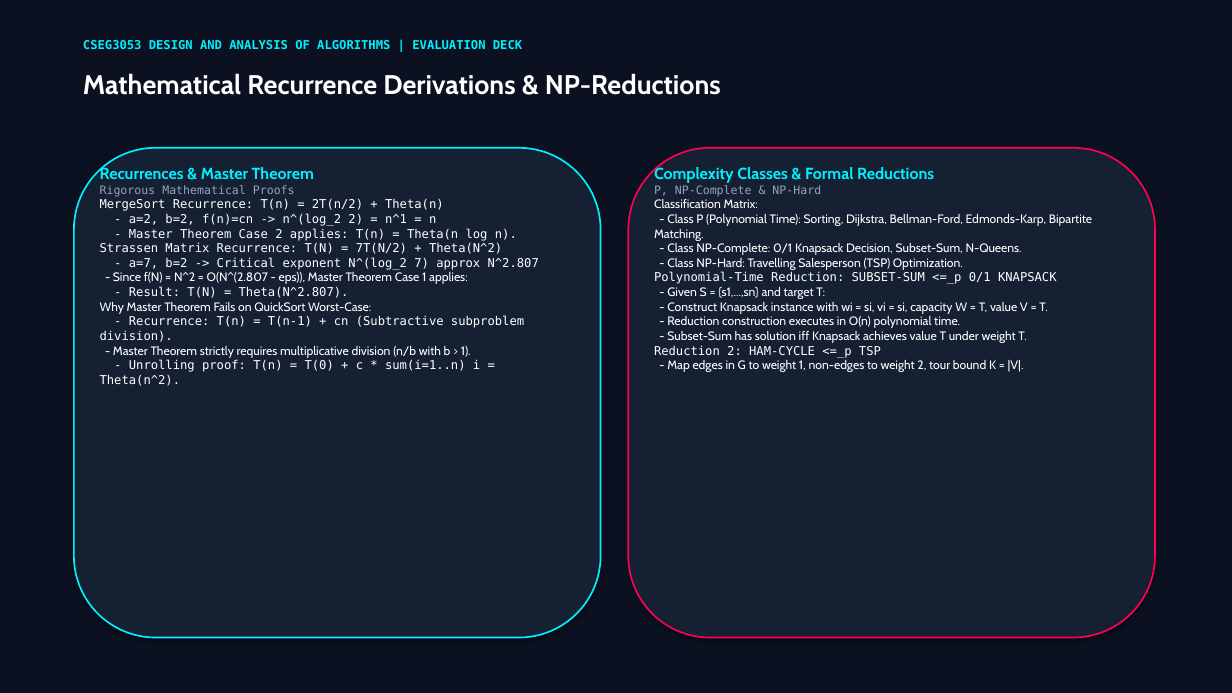
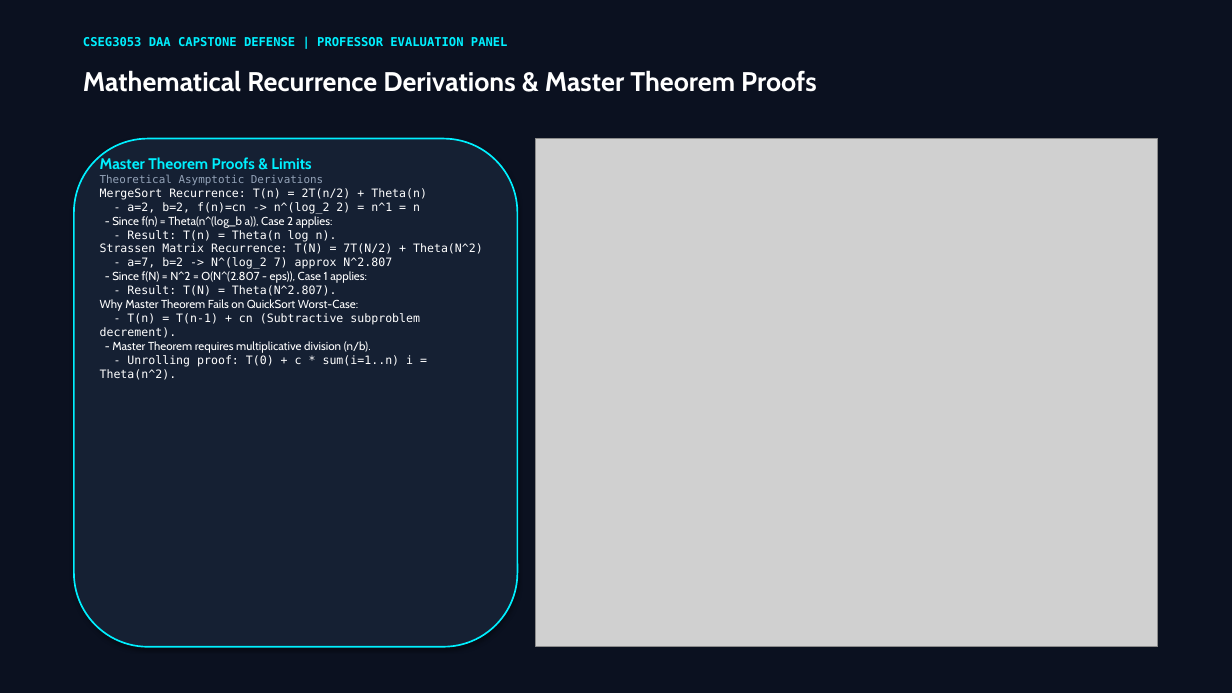
Before and after one commit to SPARSHsrihero1/cseg3053-cyber-threat-engine, a slide deck: slide 4 of presentation/CSEG3053_8Min_Evaluation_Deck.pptx (slide 5 before the commit). Drawn at 1232x693 pixels with LibreOffice and Linux fonts; fonts in the diff are those of the drawing; grey boxes stand for pictures. Boxes give left, top, right and bottom in pixels: in the first picture for what was removed or moved away, otherwise in the second. Text is boxed around its words. In the diff, an @@ line names an element or a change of style, - is before the commit and + after.

Commit message:
feat(presentation): compile master professor defense presentation deck with embedded high-res diagrams

```diff
--- a/presentation/CSEG3053_8Min_Evaluation_Deck.pptx
+++ b/presentation/CSEG3053_8Min_Evaluation_Deck.pptx
@@ text at bbox=[83, 37, 508, 46]: text changed @@
-CSEG3053 DESIGN AND ANALYSIS OF ALGORITHMS | EVALUATION DECK
+CSEG3053 DAA CAPSTONE DEFENSE | PROFESSOR EVALUATION PANEL
@@ text at bbox=[83, 70, 817, 92]: text changed @@
-Mathematical Recurrence Derivations & NP-Reductions
+Mathematical Recurrence Derivations & Master Theorem Proofs
@@ rounded rectangle: place and size @@
-rounded rectangle at bbox=[74, 148, 601, 638]
+rounded rectangle at bbox=[74, 139, 518, 647]
@@ picture added at bbox=[536, 139, 1158, 647] @@
@@ rounded rectangle removed at bbox=[628, 148, 1155, 638] @@
@@ text "Master Theorem Proofs & Limits": place and size @@
-text "Master Theorem Proofs & Limits" at bbox=[100, 165, 539, 386]
+text "Master Theorem Proofs & Limits" at bbox=[100, 156, 483, 380]
@@ text at bbox=[100, 156, 323, 185]: text changed; size 9 to 8.5 pt @@
-Recurrences & Master Theorem
-Rigorous Mathematical Proofs
+Master Theorem Proofs & Limits
+Theoretical Asymptotic Derivations
@@ text removed at bbox=[654, 165, 1092, 372] @@
-Complexity Classes & Formal Reductions
-P, NP-Complete & NP-Hard
-Classification Matrix:
-- Class P (Polynomial Time): Sorting, Dijkstra, Bellman-Ford, Edmonds-Karp, Bipartite Matching.
-- Class NP-Complete: 0/1 Knapsack Decision, Subset-Sum, N-Queens.
-- Class NP-Hard: Travelling Salesperson (TSP) Optimization.
-Polynomial-Time Reduction: SUBSET-SUM <=_p 0/1 KNAPSACK
-- Given S = {s1,...,sn} and target T:
-- Construct Knapsack instance with wi = si, vi = si, capacity W = T, value V = T.
-- Reduction construction executes in O(n) polynomial time.
-- Subset-Sum has solution iff Knapsack achieves value T under weight T.
-Reduction 2: HAM-CYCLE <=_p TSP
-- Map edges in G to weight 1, non-edges to weight 2, tour bound K = |V|.
@@ text at bbox=[100, 188, 483, 311]: size 9.5 to 9 pt in "MergeSort Recurrence: T(n) = 2T(n/2) + Theta(n)", "- a=2, b=2, f(n)=cn -> n^(log_2 2) ...", "Strassen Matrix Recurrence: T(N) = 7T(N/2) + ...", "- Result: T(N) = Theta(N^2.807)." and 1 more places @@
@@ text at bbox=[112, 216, 337, 241]: text changed; size 9.5 to 9 pt; font DejaVu Sans Mono to Cabin @@
-- Master Theorem Case 2 applies: T(n) = Theta(n log n).
+- Since f(n) = Theta(n^(log_b a)), Case 2 applies:
+- Result: T(n) = Theta(n log n).
@@ text at bbox=[112, 257, 392, 283]: text changed; size 9.5 to 9 pt @@
-- a=7, b=2 -> Critical exponent N^(log_2 7) approx N^2.807
-- Since f(N) = N^2 = O(N^(2.807 - eps)), Master Theorem Case 1 applies:
+- a=7, b=2 -> N^(log_2 7) approx N^2.807
+- Since f(N) = N^2 = O(N^(2.807 - eps)), Case 1 applies:
@@ text at bbox=[100, 313, 420, 380]: text changed; size 9.5 to 9 pt @@
-- Recurrence: T(n) = T(n-1) + cn (Subtractive subproblem division).
-- Master Theorem strictly requires multiplicative division (n/b with b > 1).
-- Unrolling proof: T(n) = T(0) + c * sum(i=1..n) i = Theta(n^2).
+- T(n) = T(n-1) + cn (Subtractive subproblem decrement).
+- Master Theorem requires multiplicative division (n/b).
+- Unrolling proof: T(0) + c * sum(i=1..n) i = Theta(n^2).
```
Also in this commit, not shown: 3 other slides changed, 4 slides added, 3 slides removed, 8 other files.
